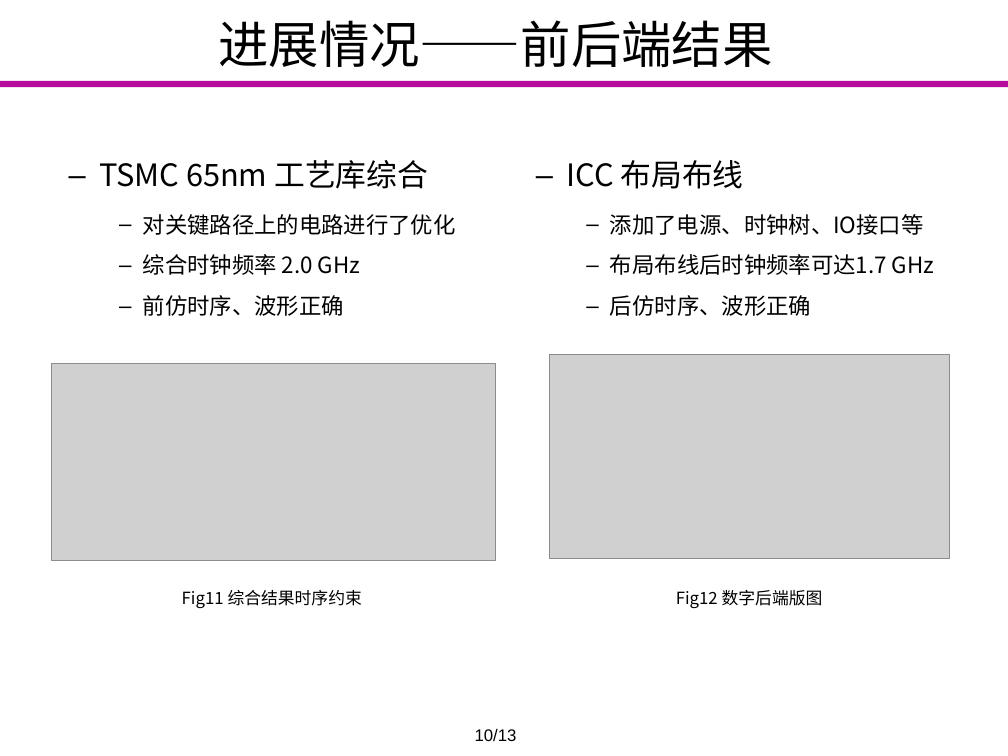
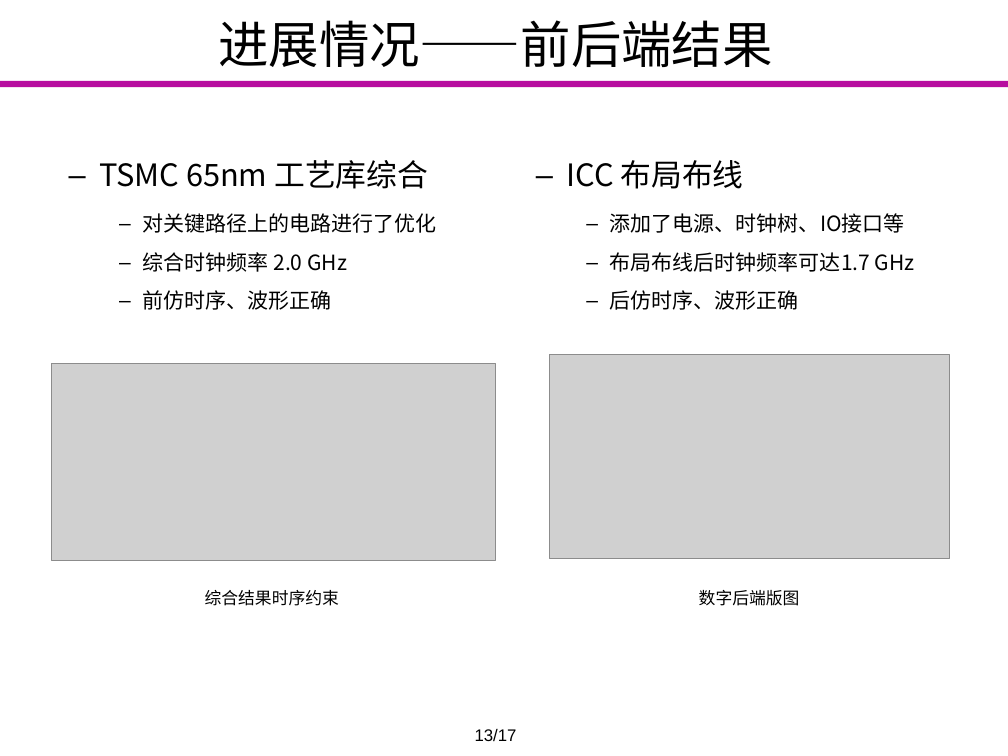
Before and after one commit to Markov2016/lunwen, a slide deck: slide 13 of dabian/杨一雄_毕业设计答辩.pptx. Drawn at 1008x756 pixels with LibreOffice and Linux fonts; fonts in the diff are those of the drawing; grey boxes stand for pictures; background and template pictures are left out. Boxes give left, top, right and bottom in pixels: in the first picture for what was removed or moved away, otherwise in the second. Text is boxed around its words. In the diff, an @@ line names an element or a change of style, - is before the commit and + after.

```diff
--- a/dabian/杨一雄_毕业设计答辩.pptx
+++ b/dabian/杨一雄_毕业设计答辩.pptx
@@ text at bbox=[143, 213, 437, 310]: size 16 to 15 pt in "对关键路径上的电路进行了优化", "综合时钟频率 2.0 GHz", "前仿时序、波形正确" @@
@@ text at bbox=[610, 213, 915, 310]: size 16 to 15 pt in "添加了电源、时钟树、IO接口等", "布局布线后时钟频率可达1.7 GHz", "后仿时序、波形正确" @@
@@ text at bbox=[205, 590, 339, 606]: text changed @@
-Fig11 综合结果时序约束
+综合结果时序约束
@@ text at bbox=[699, 590, 800, 606]: text changed @@
-Fig12 数字后端版图
+数字后端版图
@@ text at bbox=[475, 729, 517, 742]: text changed @@
-10/13
+13/17
```
Also in this commit, not shown: 15 other slides changed, 1 slide removed, 1 other file.
